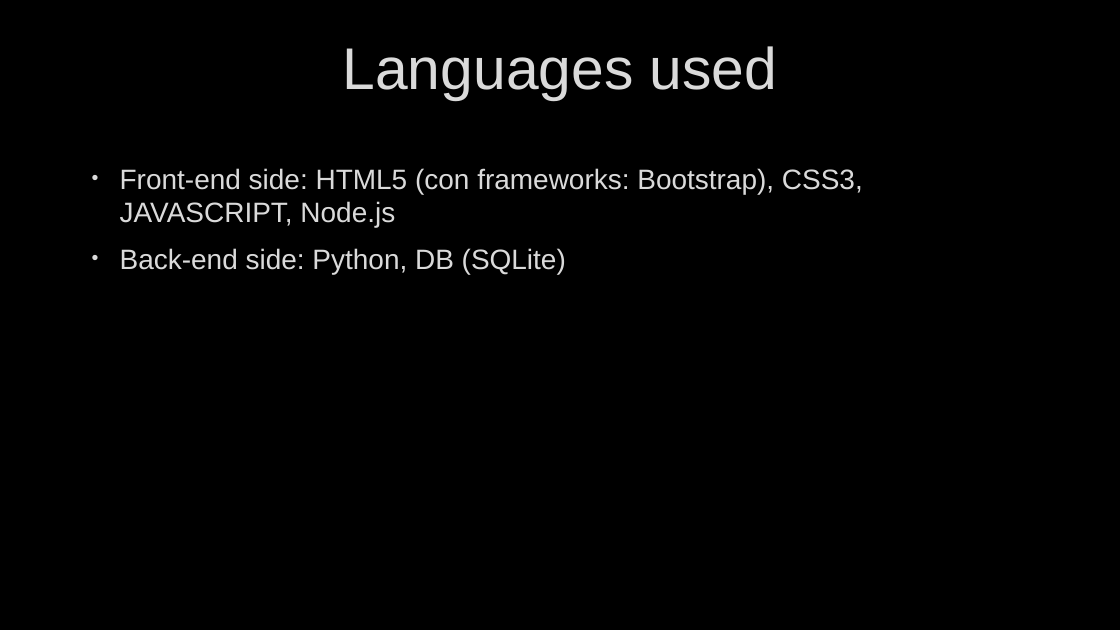
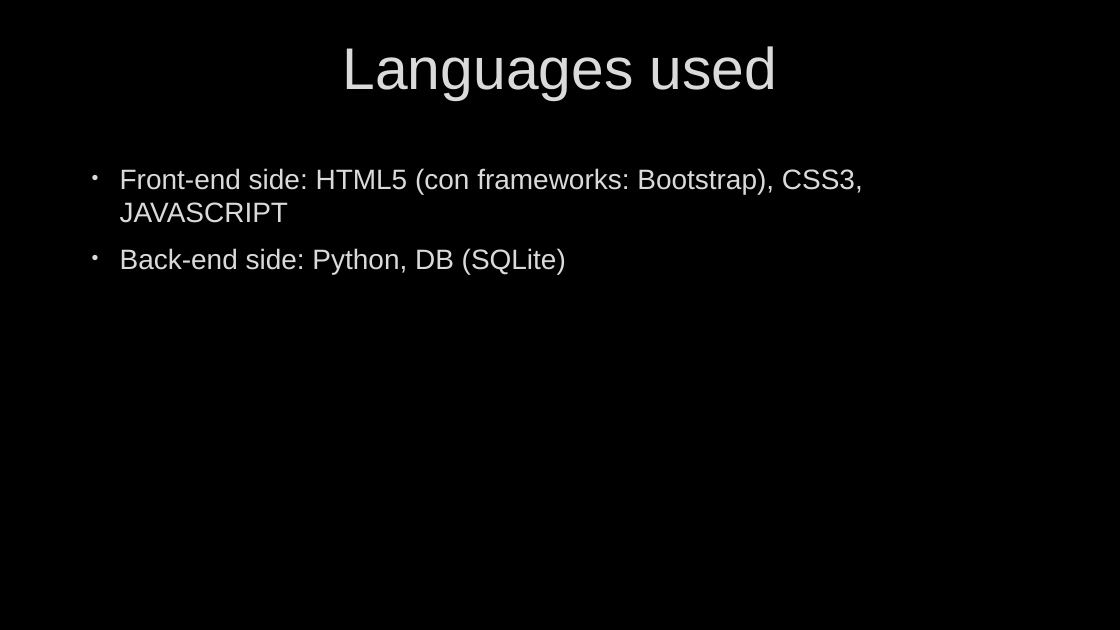
Before and after one commit to Giorgio-Nocerino/Tech_Web_Progetto, a slide deck: slide 6 of project_proposal/Presentazione_Progetto_Tech_Web.pptx. Drawn at 1120x630 pixels with LibreOffice and Linux fonts; fonts in the diff are those of the drawing; background and template pictures are left out. Boxes give left, top, right and bottom in pixels: in the first picture for what was removed or moved away, otherwise in the second. Text is boxed around its words. In the diff, an @@ line names an element or a change of style, - is before the commit and + after.

```diff
--- a/project_proposal/Presentazione_Progetto_Tech_Web.pptx
+++ b/project_proposal/Presentazione_Progetto_Tech_Web.pptx
@@ text at (120,168,863,223): text changed @@
-• Front-end side: HTML5 (con frameworks: Bootstrap), CSS3, JAVASCRIPT, Node.js
+• Front-end side: HTML5 (con frameworks: Bootstrap), CSS3, JAVASCRIPT
```
